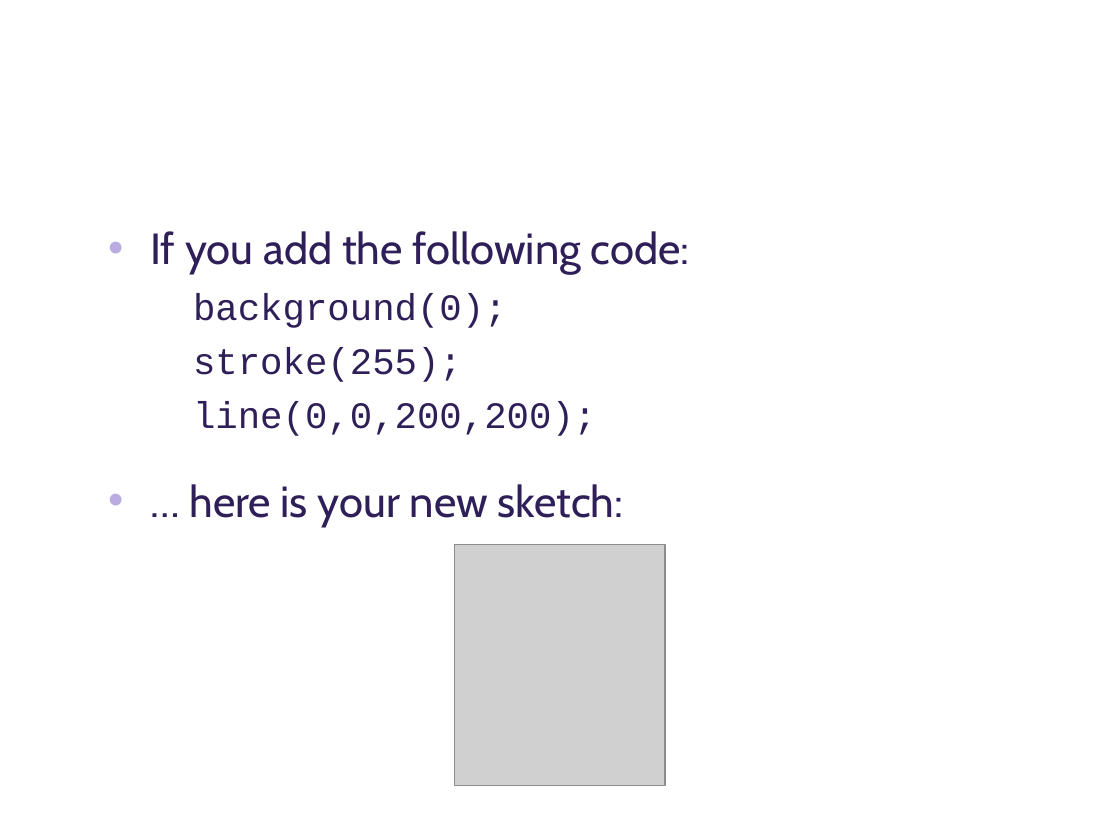
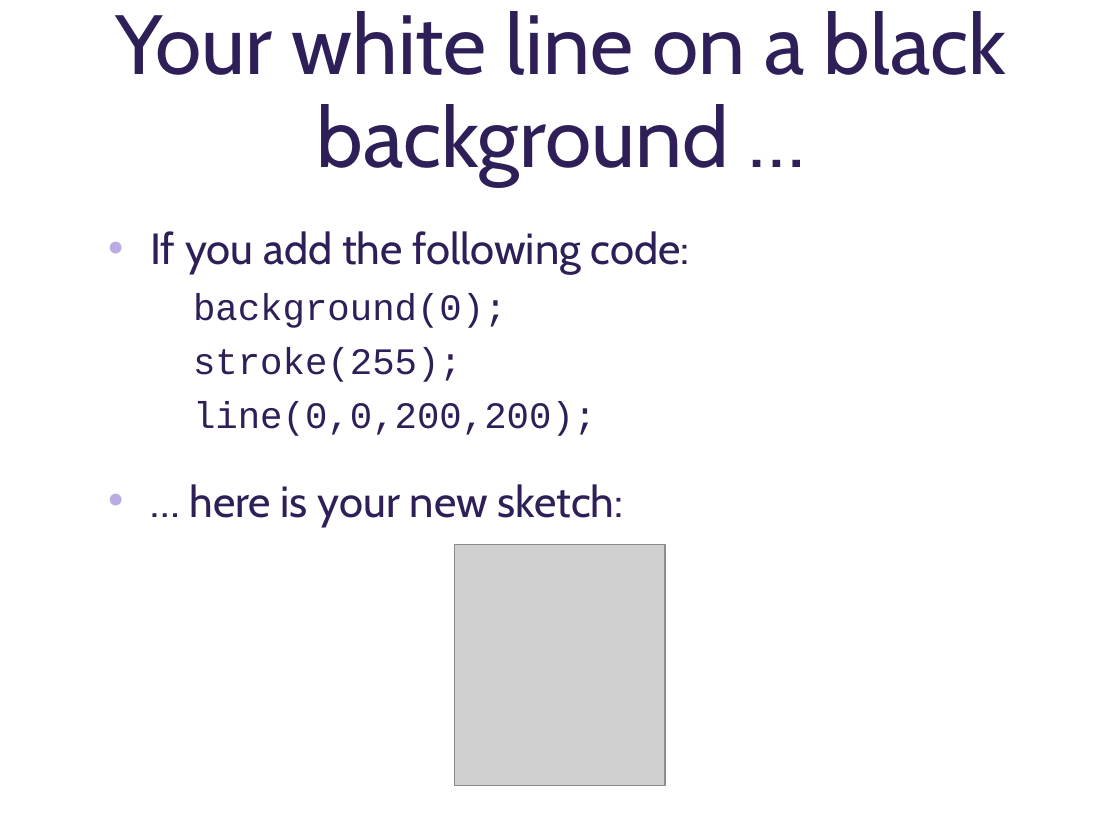
Before and after one commit to deenaengel/TF3_ProcessingSlides, a slide deck: slide 10 of Processing_Presentation_TF3_DE_notes.pptx. Drawn at 1120x840 pixels with LibreOffice and Linux fonts; fonts in the diff are those of the drawing; grey boxes stand for pictures; background and template pictures are left out. Boxes give left, top, right and bottom in pixels: in the first picture for what was removed or moved away, otherwise in the second. Text is boxed around its words. In the diff, an @@ line names an element or a change of style, - is before the commit and + after.

```diff
--- a/Processing_Presentation_TF3_DE_notes.pptx
+++ b/Processing_Presentation_TF3_DE_notes.pptx
@@ title added at (x1=115, y1=11, x2=1007, y2=186), 54 pt, text #2F1F58 @@
+Your white line on a black background …
```
Also in this commit, not shown: 3 other slides changed.
